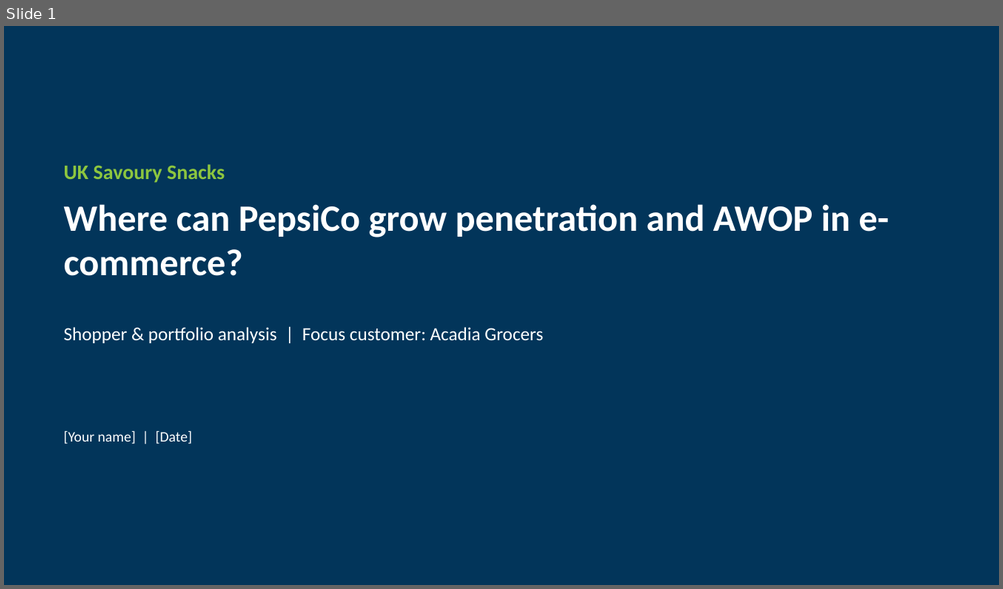
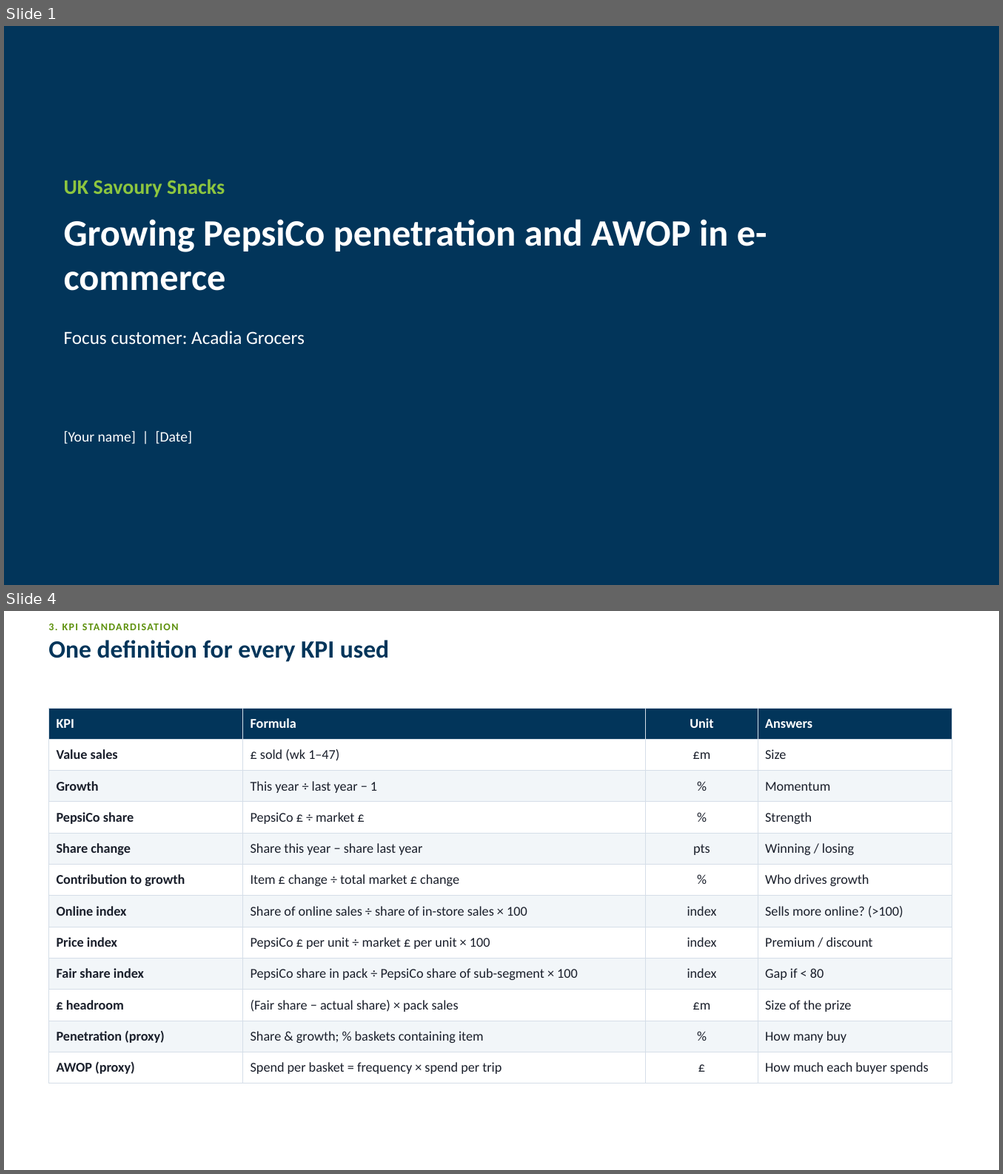
Before and after one commit to harshjunekumar/test-sample, a slide deck: case_study/PepsiCo_Savoury_Case_Study_Deck.pptx. Shown one above the other, each under a label of ours: slide 1 before the commit, slides 1 and 4 after it; the slides between them are not shown. The pictures are 1003x589 and 1003x1174 pixels, drawn with LibreOffice and Linux fonts; fonts in the diff are those of the drawing. Boxes give left, top, right and bottom in pixels: in the first picture for what was removed or moved away, otherwise in the second. Text is boxed around its words. In the diff, an @@ line names an element or a change of style, - is before the commit and + after.

```diff
--- a/case_study/PepsiCo_Savoury_Case_Study_Deck.pptx
+++ b/case_study/PepsiCo_Savoury_Case_Study_Deck.pptx
@@ slide 4 added at (x1=4, y1=611, x2=999, y2=1170), background #FFFFFF @@
@@ text added at (x1=48, y1=624, x2=179, y2=630), 10 pt, text #5E910D, bold @@
+3. KPI STANDARDISATION
@@ title added at (x1=48, y1=640, x2=389, y2=662), 24 pt, text #02355A, bold @@
+One definition for every KPI used
@@ table added at (x1=48, y1=708, x2=951, y2=1077), 12 rows, 4 columns @@
+KPI | Formula | Unit | Answers
+Value sales | £ sold (wk 1–47) | £m | Size
+Growth | This year ÷ last year − 1 | % | Momentum
+PepsiCo share | PepsiCo £ ÷ market £ | % | Strength
+Share change | Share this year − share last year | pts | Winning / losing
+Contribution to growth | Item £ change ÷ total market £ change | % | Who drives growth
+Online index | Share of online sales ÷ share of in-store sales × 100 | index | Sells more online? (>100)
+Price index | PepsiCo £ per unit ÷ market £ per unit × 100 | index | Premium / discount
+Fair share index | PepsiCo share in pack ÷ PepsiCo share of sub-segment × 100 | index | Gap if < 80
+£ headroom | (Fair share − actual share) × pack sales | £m | Size of the prize
+Penetration (proxy) | Share & growth; % baskets containing item | % | How many buy
+AWOP (proxy) | Spend per basket = frequency × spend per trip | £ | How much each buyer spends
@@ slide 1 changed as well @@
@@ text "UK Savoury Snacks" moved from (x1=64, y1=164, x2=225, y2=183) to (x1=64, y1=179, x2=225, y2=198) @@
@@ text at (x1=64, y1=219, x2=767, y2=291): text changed @@
-Where can PepsiCo grow penetration and AWOP in e-commerce?
+Growing PepsiCo penetration and AWOP in e-commerce
@@ text at (x1=64, y1=331, x2=304, y2=345): text changed @@
-Shopper & portfolio analysis | Focus customer: Acadia Grocers
+Focus customer: Acadia Grocers
```
Also in this commit, not shown: 5 other slides changed, 4 other slides added, 5 slides removed.
